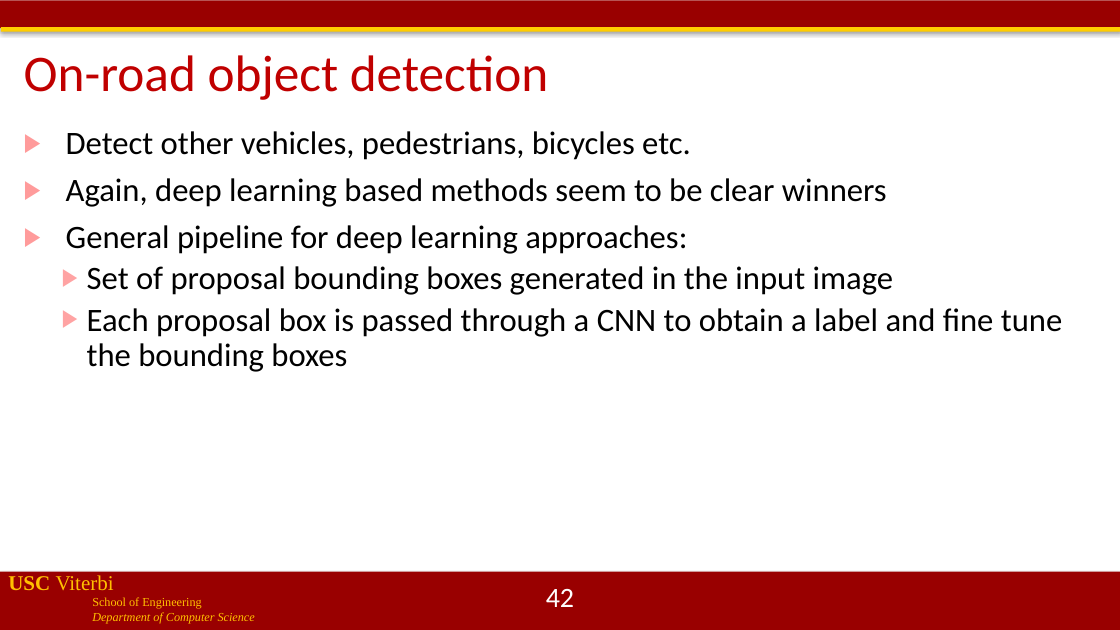
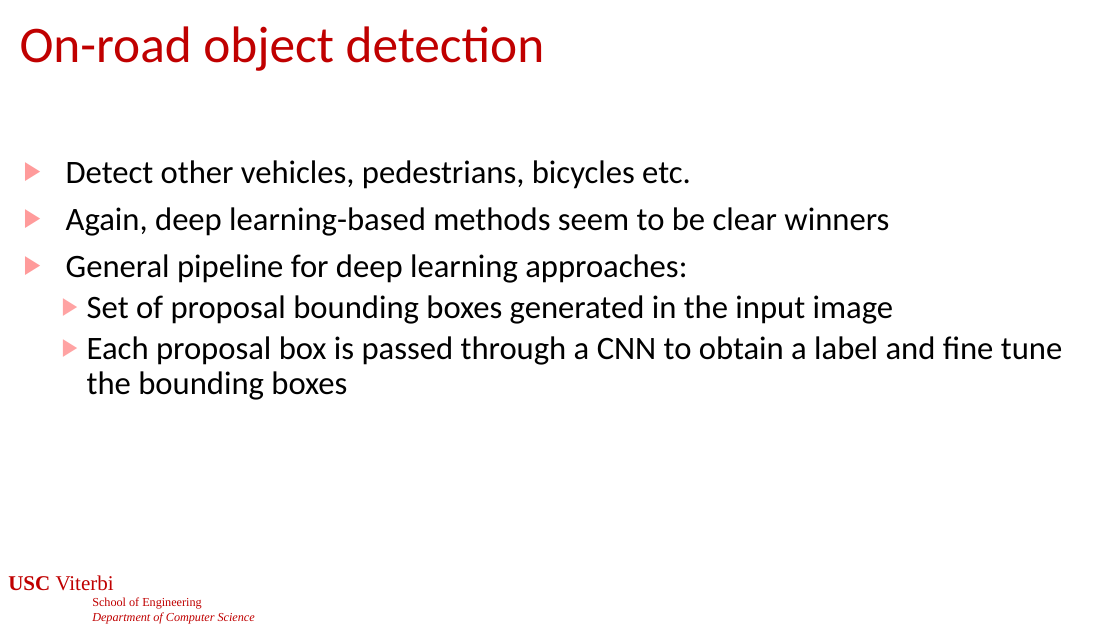
Before and after one commit to jdeshmukh/jdeshmukh.github.io, a slide deck: slide 40 of teaching/cs513slides/lecture11-SensingPerception.pptx (slide 42 before the commit). Drawn at 1120x630 pixels with LibreOffice and Linux fonts; fonts in the diff are those of the drawing; background and template pictures are left out. Boxes give left, top, right and bottom in pixels: in the first picture for what was removed or moved away, otherwise in the second. Text is boxed around its words. In the diff, an @@ line names an element or a change of style, - is before the commit and + after.

```diff
--- a/teaching/cs513slides/lecture11-SensingPerception.pptx
+++ b/teaching/cs513slides/lecture11-SensingPerception.pptx
@@ rectangle removed at bbox=[0, 0, 1120, 28] @@
@@ rectangle removed at bbox=[1, 27, 1120, 32] @@
@@ title "On-road object detection": place and size @@
-title "On-road object detection" at bbox=[24, 55, 549, 100]
+title "On-road object detection" at bbox=[20, 26, 545, 71]
@@ text "Detect other vehicles, pedestrians, bicycles ...": place and size @@
-text "Detect other vehicles, pedestrians, bicycles ..." at bbox=[66, 131, 1062, 372]
+text "Detect other vehicles, pedestrians, bicycles ..." at bbox=[66, 160, 1062, 400]
@@ text at bbox=[66, 207, 889, 236]: text changed @@
-▶ Again, deep learning based methods seem to be clear winners
+▶ Again, deep learning-based methods seem to be clear winners
@@ text "USC Viterbi" at bbox=[8, 575, 255, 624]: text colour #FFC000 to #C00000 @@
@@ rectangle removed at bbox=[0, 572, 1120, 630] @@
@@ page number at bbox=[546, 589, 574, 607]: text changed @@
-42
+40
```
Also in this commit, not shown: 61 other slides changed, 2 slides added, 2 slides removed, 2 other files.
